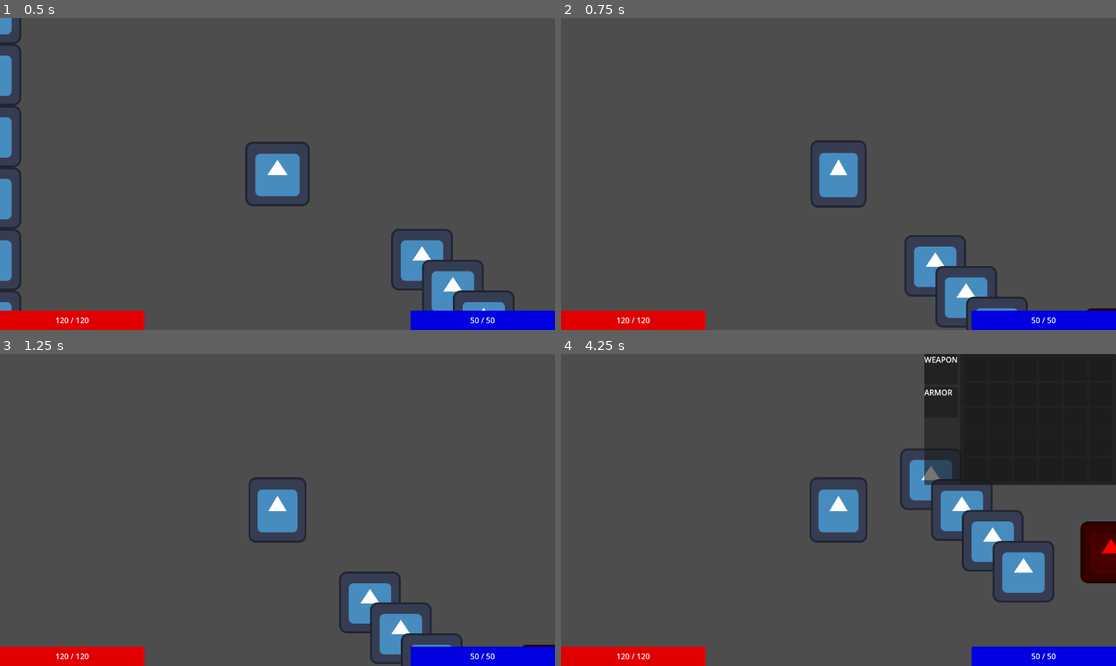
Above: before the commit, frames 1-4 (two rows, left to right).
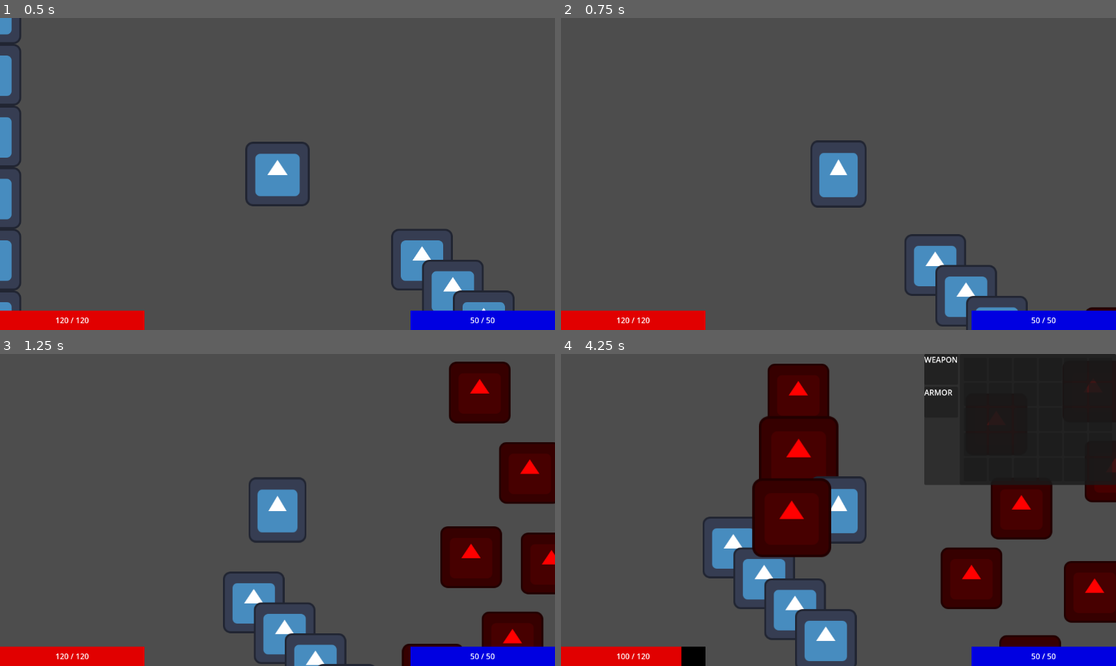
Above: after the commit, the same moments.

Repository: PietPadda/Godot_2D_ARPG
Game: Godot game, scene res://scenes/levels/main.tscn
Same seed, same stepped clock (60 frames per second), same inputs: the game is played once before the commit and once after it. The engine's default icon, where the game draws it, is replaced by a stand-in: a white triangle on a blue panel in a dark square.
Inputs (mouse positions are in pixels of both pictures, inside the frame that each line leads up to):
- Up to frame 1 (0.5 s): no input
- Up to frame 2 (0.75 s): tap Enter at 0.5 s; move the mouse to (960, 158) at 0.52 s; press the mouse at (960, 158) at 0.53 s; tap Space (attack) at 0.6 s
- Up to frame 3 (1.25 s): no input
- Up to frame 4 (4.25 s): move the mouse to (727, 525) at 1.27 s; release the mouse at (727, 525) at 1.28 s; click (727, 525) at 1.35 s; tap Space (attack) at 1.55, 2.1, 3.05 s; move the mouse to (894, 441) at 2.02 s; press the mouse at (894, 441) at 2.03 s; move the mouse to (810, 572) at 2.77 s; release the mouse at (810, 572) at 2.78 s; click (810, 572) at 2.85 s; move the mouse to (1005, 556) at 3.52 s; press the mouse at (1005, 556) at 3.53 s; tap I (toggle_character_sheet) at 3.6 s

Frame 1 is identical in both runs. In frame 2, 0.4% of the frame differs, in the area x 62-100%, y 69-100%; in frame 3, 14%; in frame 4, 23%, in the area x 10-100%, y 3-100%.

Commit message:
refactor(player): finalize grid movement with a self-contained component and simplified FSM states

Diff:
--- a/scripts/components/grid_movement_component.gd
+++ b/scripts/components/grid_movement_component.gd
@@ -4,44 +4,72 @@
 extends Node
 
 # Emitted when the character has arrived at its target.
-signal move_finished
+signal path_finished
 
 # Component References
 @onready var character_body: CharacterBody2D = get_parent()
 @onready var stats_component: StatsComponent = character_body.get_node("StatsComponent")
 
 # Pathfinding State
+var move_path: PackedVector2Array = []
 # This flag will act as our "lock" to prevent interruptions.
 var is_moving: bool = false
 # We'll store the active tween here.
 var current_tween: Tween
-const STOPPING_DISTANCE: float = 5.0
 
 # Public API
-# Moves the character to a single target position.
-func move_to(target_pos: Vector2) -> void:
-	if is_moving: return
-	is_moving = true
+# The component now takes the entire path and manages it internally.
+func move_along_path(path: PackedVector2Array) -> void:
+	# Stop any previous movement.
+	stop()
 
-	# Kill any previous tween that might exist to be safe.
-	if current_tween:
-		current_tween.kill()
+	# if no more path, stop
+	if path.is_empty():
+		emit_signal("path_finished")
+		return
 
-	current_tween  = create_tween().set_parallel(false) # our inbetween tile state
-	var duration = character_body.global_position.distance_to(target_pos) / stats_component.get_total_stat("move_speed")
+	# set new path
+	move_path = path
 
-	current_tween.tween_property(character_body, "global_position", target_pos, duration)
-	current_tween.tween_callback(_on_move_finished)
+	# The crucial fix: check if the first point is our current tile.
+	var first_point_tile = Grid.world_to_map(move_path[0])
+	var current_pos_tile = Grid.world_to_map(character_body.global_position)
+	if first_point_tile == current_pos_tile:
+		move_path.remove_at(0) # If so, discard it.
+
+	print("Component received new path: ", move_path)
+	_move_to_next_tile()
 
 # Stops all current movement immediately.
 func stop() -> void:
-	if current_tween:
-		current_tween.kill()
-	is_moving = false
+	if current_tween: # if there is an invetween tile move
+		current_tween.kill() # kill it
+	move_path.clear() # clear the current path
+	is_moving = false # set to no longer moving
 	character_body.velocity = Vector2.ZERO # Ensure physics velocity is also stopped
 
 # Internal Logic
-func _on_move_finished() -> void:
-	is_moving = false
-	current_tween = null # Clear the finished tween
-	emit_signal("move_finished")
+func _move_to_next_tile() -> void:
+	# if move path is finished
+	if move_path.is_empty():
+		print("Component finished path.")
+		emit_signal("path_finished") # comm it
+		return # and end
+
+	# other wise
+	is_moving = true # still moving
+	var target_pos = move_path[0] # set new target
+	move_path.remove_at(0) # remove it
+	print("Component moving to: ", target_pos)
+
+	# update the tween
+	current_tween = create_tween().set_parallel(false)
+	var duration = character_body.global_position.distance_to(target_pos) / stats_component.get_total_stat("move_speed")
+	current_tween.tween_property(character_body, "global_position", target_pos, duration)
+	current_tween.tween_callback(_on_tile_move_finished)
+
+func _on_tile_move_finished() -> void:
+	is_moving = false # no longer moving
+	current_tween = null # tween reached destination
+	# When one tile is done, immediately try the next one.
+	_move_to_next_tile()
--- a/scripts/player/states/player_chase_state.gd
+++ b/scripts/player/states/player_chase_state.gd
@@ -4,7 +4,6 @@
 extends PlayerState # Make sure it extends PlayerState
 
 var target: Node2D
-var move_path: PackedVector2Array = []
 # We need to track the target's last known tile to avoid spamming the pathfinder.
 var last_target_tile: Vector2i
 
@@ -19,15 +18,12 @@
 		state_machine.change_state(States.PLAYER_STATE_NAMES[States.PLAYER.IDLE]) # just idle if invalid target
 		return # early exit
 
-	# Connect to the signal that tells us when a single tile move is complete.
-	grid_movement_component.move_finished.connect(_on_move_finished)
-
-	# Calculate the initial path to start the chase.
+	player.get_node("AnimationComponent").play_animation("Move")
+		# Calculate the initial path to start the chase.
 	_recalculate_path()
 
 func exit() -> void:
-	# Disconnect the signal and stop all movement when leaving this state.
-	grid_movement_component.move_finished.disconnect(_on_move_finished)
+	# Crucial cleanup: stop movement.
 	grid_movement_component.stop()
 
 func process_physics(delta: float) -> void:
@@ -37,49 +33,27 @@
 		return # early exit
 
 	# First, always check if we've arrived in attack range.
-	var distance_to_target = player.global_position.distance_to(target.global_position)
+	var distance = player.global_position.distance_to(target.global_position)
 	var attack_range = stats_component.get_total_stat("range")
 
-	if distance_to_target <= attack_range:
+	if distance <= attack_range:
 		var attack_state: PlayerAttackState = state_machine.states["attack"]
 		attack_state.target = target
 		state_machine.change_state(States.PLAYER_STATE_NAMES[States.PLAYER.ATTACK])
 		return
 
-	# If not in range, check if we need to update our path.
-	# Only recalculate if we're not busy moving AND the target has moved to a new tile.
-	if not grid_movement_component.is_moving:
-		var current_target_tile = Grid.world_to_map(target.global_position)
-		if current_target_tile != last_target_tile:
-			_recalculate_path()
-
-# This function is called every time a single tile movement is finished.
-func _on_move_finished() -> void:
-	# When we arrive at a tile, simply try to move to the next one in our current path.
-	_move_to_next_tile()
+	# Only recalculate if the target has moved to a new tile.
+	var current_target_tile = Grid.world_to_map(target.global_position)
+	if current_target_tile != last_target_tile:
+		_recalculate_path()
 
 # Gets a new path and starts the movement process.
 func _recalculate_path() -> void:
 	var start_pos = Grid.world_to_map(player.global_position)
 	var end_pos = Grid.world_to_map(target.global_position)
 
-	self.last_target_tile = end_pos
-	self.move_path = Grid.find_path(start_pos, end_pos)
+	last_target_tile = end_pos
+	var path = Grid.find_path(start_pos, end_pos)
 
-	# Remove the first point, which is the player's current location.
-	# This prevents trying to first walk to it's starting position
-	if not move_path.is_empty():
-		move_path.remove_at(0)
-
-	player.get_node("AnimationComponent").play_animation("Move")
-	_move_to_next_tile()
-
-# Moves to the very next tile in the current path array.
-func _move_to_next_tile() -> void:
-	if move_path.is_empty():
-		# Path is done, but we're not in range. Let the physics process recalculate.
-		return
-
-	var next_pos = move_path[0]
-	move_path.remove_at(0)
-	grid_movement_component.move_to(next_pos)
+	# The state simply tells the component what path to follow.
+	grid_movement_component.move_along_path(path)
--- a/scripts/player/states/player_move_state.gd
+++ b/scripts/player/states/player_move_state.gd
@@ -6,41 +6,25 @@
 # Scene referenes needed for move state
 @onready var grid_movement_component: GridMovementComponent = player.get_node("GridMovementComponent")
 
-# This will hold the array of world positions we need to walk through.
 var move_path: PackedVector2Array = []
+var final_destination_tile: Vector2i
 
 func enter() -> void:
-	# Remove the first point, which is the player's current location.
-	# This prevents trying to first walk to it's starting position
 	if not move_path.is_empty():
-		move_path.remove_at(0)
+		final_destination_tile = Grid.world_to_map(move_path[move_path.size() - 1])
 
+	grid_movement_component.move_along_path(move_path)
 	# When we enter, start listening for the component to finish a step.
-	grid_movement_component.move_finished.connect(_on_move_finished)
+	grid_movement_component.path_finished.connect(_on_path_finished)
 	player.get_node("AnimationComponent").play_animation("Move")
-	# Immediately try to move to the first tile in our path.
-	_move_to_next_tile()
 
 func exit() -> void:
 	# IMPORTANT: Disconnect the signal when we leave this state to prevent bugs.
-	grid_movement_component.move_finished.disconnect(_on_move_finished)
+	if grid_movement_component.path_finished.is_connected(_on_path_finished):
+		grid_movement_component.path_finished.disconnect(_on_path_finished)
 
-# This is the heart of our path-following loop.
-func _move_to_next_tile() -> void:
-	# stop moving if no path
-	if move_path.is_empty():
-		state_machine.change_state(States.PLAYER_STATE_NAMES[States.PLAYER.IDLE])
-		return
-
-	# otherwise, get next path point and move
-	var next_pos = move_path[0]
-	move_path.remove_at(0)
-	grid_movement_component.move_to(next_pos)
-
-# Called by the component's signal when a single tile move is done.
-func _on_move_finished() -> void:
-	# When we arrive, simply try to move to the next one.
-	_move_to_next_tile()
+func _on_path_finished() -> void:
+	state_machine.change_state(States.PLAYER_STATE_NAMES[States.PLAYER.IDLE])
 
 # process_input handles discretse events like casting.
 func process_input(event: InputEvent) -> void:
@@ -53,11 +37,11 @@
 func process_physics(_delta: float) -> void:
 	# We check for new move commands ONLY if the component is NOT busy.
 	if Input.is_action_pressed("move_click"):
-		var end_pos = Grid.world_to_map(player.get_global_mouse_position())
-		var start_pos = Grid.world_to_map(player.global_position)
-		var new_path = Grid.find_path(start_pos, end_pos)
-
-		# Only update if a valid path was found.
-		if not new_path.is_empty():
-			self.move_path = new_path
-			_move_to_next_tile()
+		var current_mouse_tile = Grid.world_to_map(player.get_global_mouse_position())
+		if current_mouse_tile != final_destination_tile:
+			var start_pos = Grid.world_to_map(player.global_position)
+			var new_path = Grid.find_path(start_pos, current_mouse_tile)
+			# Only update if a valid path was found.
+			if not new_path.is_empty():
+				self.final_destination_tile = current_mouse_tile
+				grid_movement_component.move_along_path(new_path)
